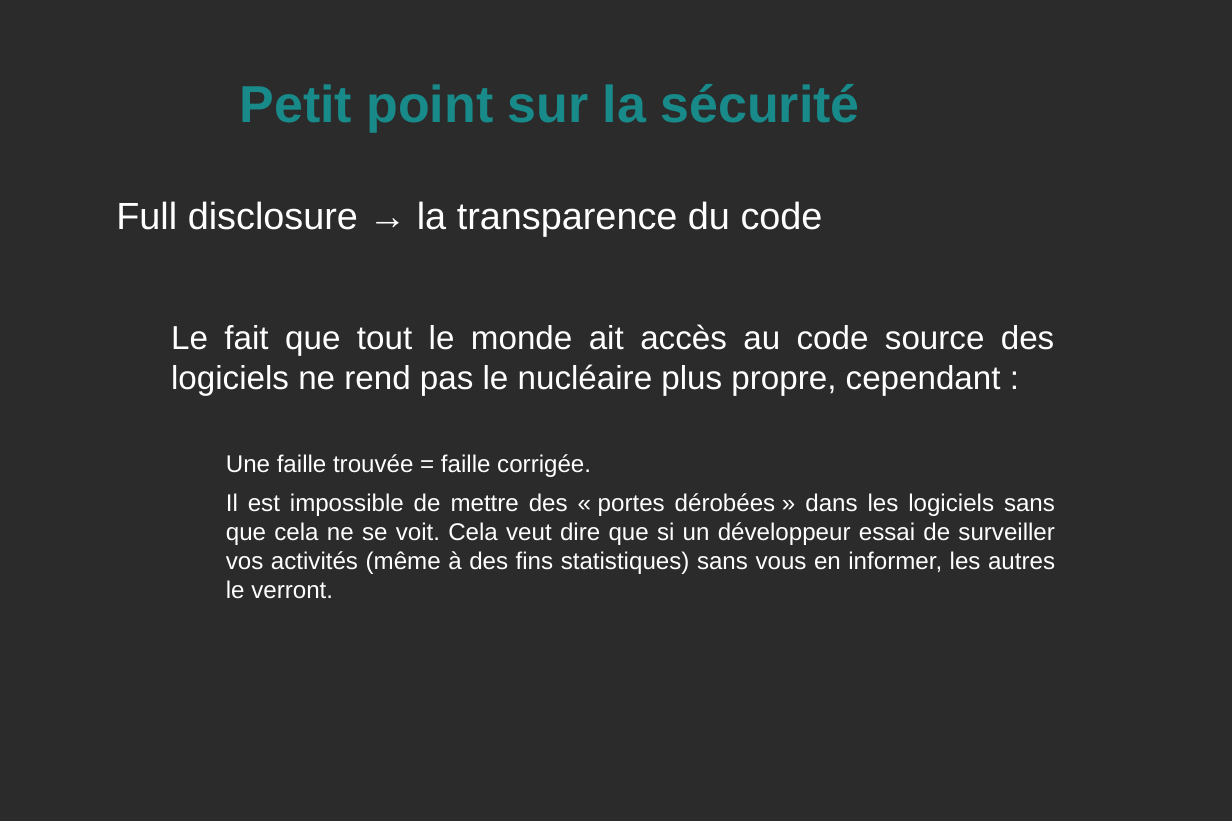
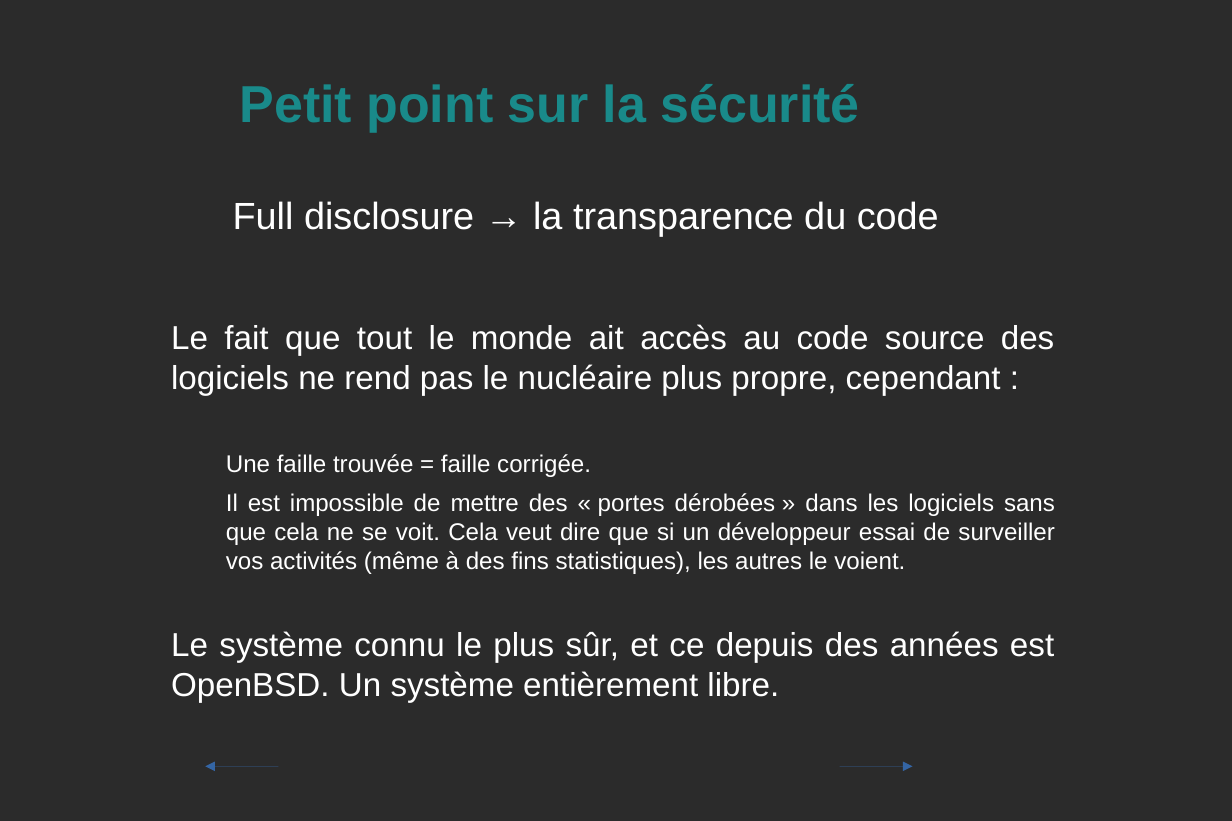
Before and after one commit to KaneRoot/public, a slide deck: slide 8 of licence_s4/com/diaporama_explicite_pas_complet.odp. Drawn at 1232x821 pixels with LibreOffice and Linux fonts; fonts in the diff are those of the drawing; background and template pictures are left out; a plain dark background stands for a picture behind light text. Boxes give left, top, right and bottom in pixels: in the first picture for what was removed or moved away, otherwise in the second. Text is boxed around its words. In the diff, an @@ line names an element or a change of style, - is before the commit and + after.

```diff
--- a/licence_s4/com/diaporama_explicite_pas_complet.odp
+++ b/licence_s4/com/diaporama_explicite_pas_complet.odp
@@ text at box(233, 201, 939, 237): alignment left to centre @@
@@ text at box(171, 493, 1055, 702): text changed @@
-    Il est impossible de mettre des « portes dérobées » dans les logiciels sans que cela ne se voit. Cela veut dire que si un développeur essai de surveiller vos activités (même à des fins statistiques) sans vous en informer, les autres le verront.
+    Il est impossible de mettre des « portes dérobées » dans les logiciels sans que cela ne se voit. Cela veut dire que si un développeur essai de surveiller vos activités (même à des fins statistiques), les autres le voient.
+  Le système connu le plus sûr, et ce depuis des années est OpenBSD. Un système entièrement libre.
@@ arrow added from (278, 766) to (205, 766), #3465A4 0 pt @@
@@ arrow added from (839, 766) to (912, 766), #3465A4 0 pt @@
```
Also in this commit, not shown: 6 other slides changed, 2 slides added, 1 slide removed.
